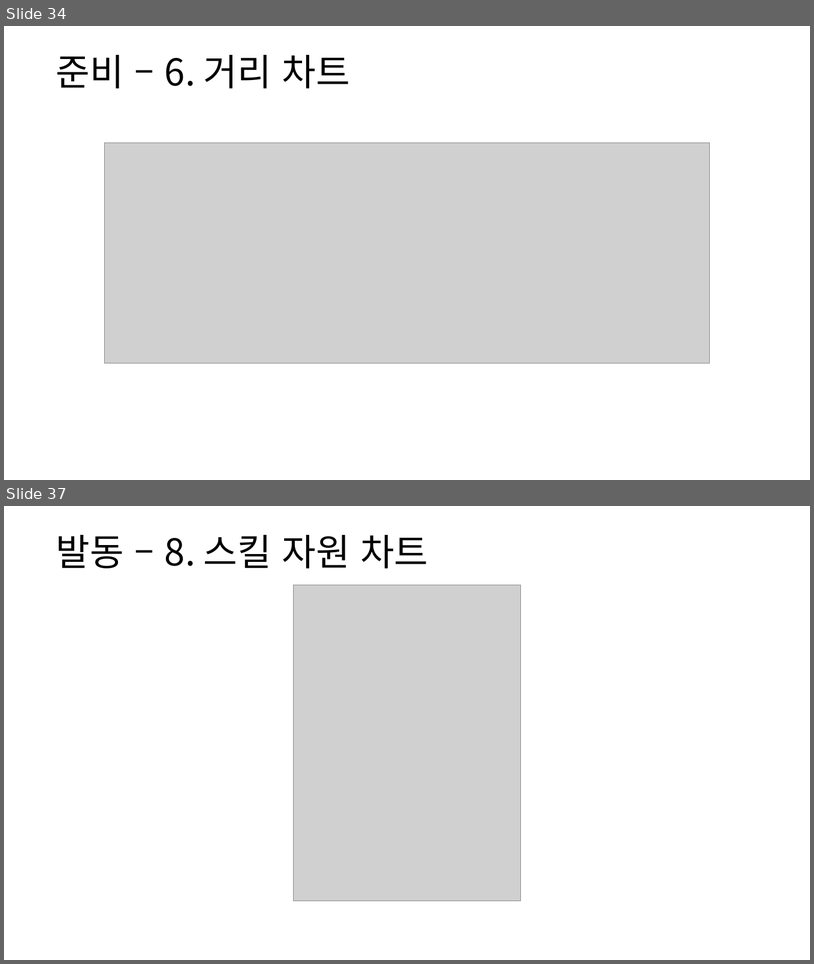
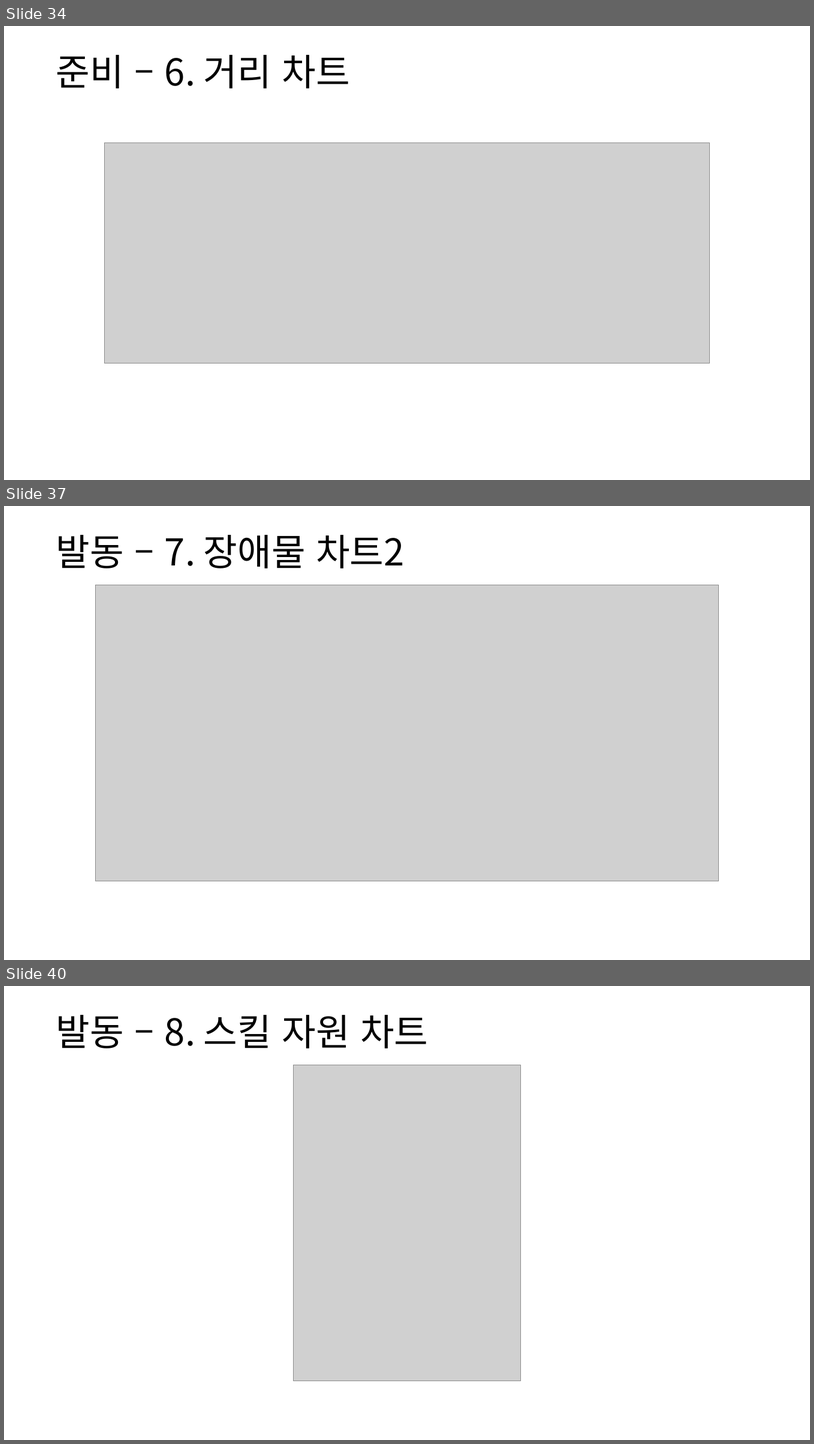
Before and after one commit to yjk0401/unityenginebasic_9th, a slide deck: 기획/방랑엽사전/스킬 시스템 기획서.pptx. Shown one above the other, each under a label of ours: slides 34 and 37 before the commit, slides 34, 37 and 40 after it; the slides between them are not shown. The pictures are 814x964 and 814x1444 pixels, drawn with LibreOffice and Linux fonts; fonts in the diff are those of the drawing; grey boxes stand for pictures. Boxes give left, top, right and bottom in pixels: in the first picture for what was removed or moved away, otherwise in the second. Text is boxed around its words. In the diff, an @@ line names an element or a change of style, - is before the commit and + after.

```diff
--- a/기획/방랑엽사전/스킬 시스템 기획서.pptx
+++ b/기획/방랑엽사전/스킬 시스템 기획서.pptx
@@ slide 37 added at (4, 506, 810, 960), background #FFFFFF @@
@@ text added at (56, 535, 405, 568), 44 pt, text #000000 @@
+발동 – 7. 장애물 차트2
@@ picture added at (95, 585, 719, 881) @@
@@ what was slide 37 is now slide 40 @@
```
Also in this commit, not shown: 2 slides changed, 2 other slides added, 5 other files.
